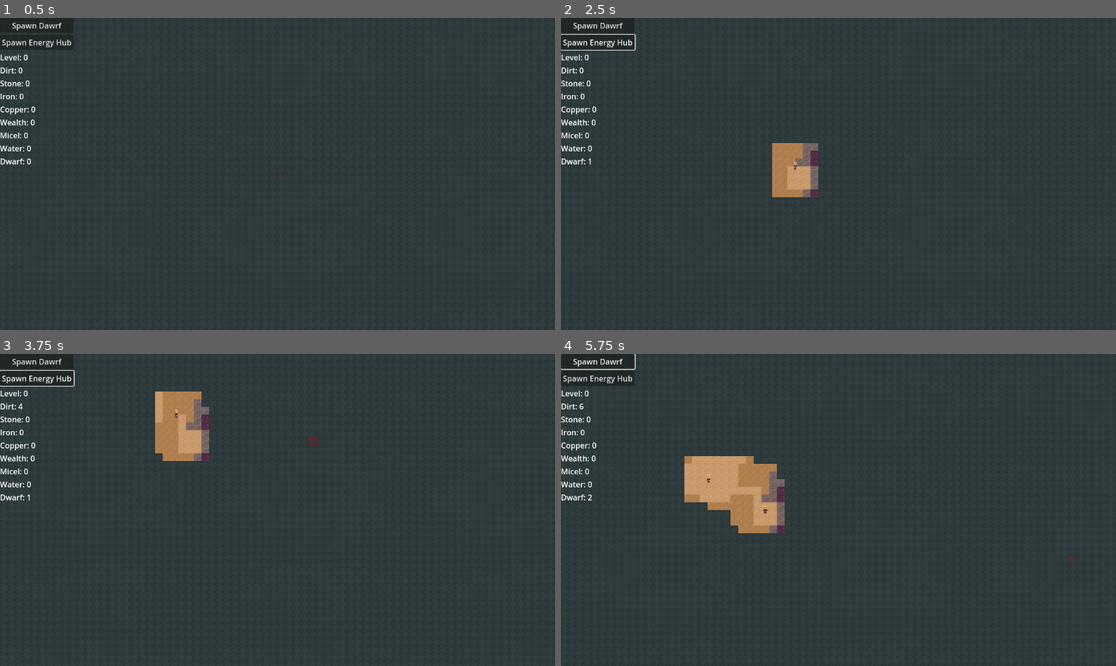
Above: before the commit, frames 1-4 (two rows, left to right).
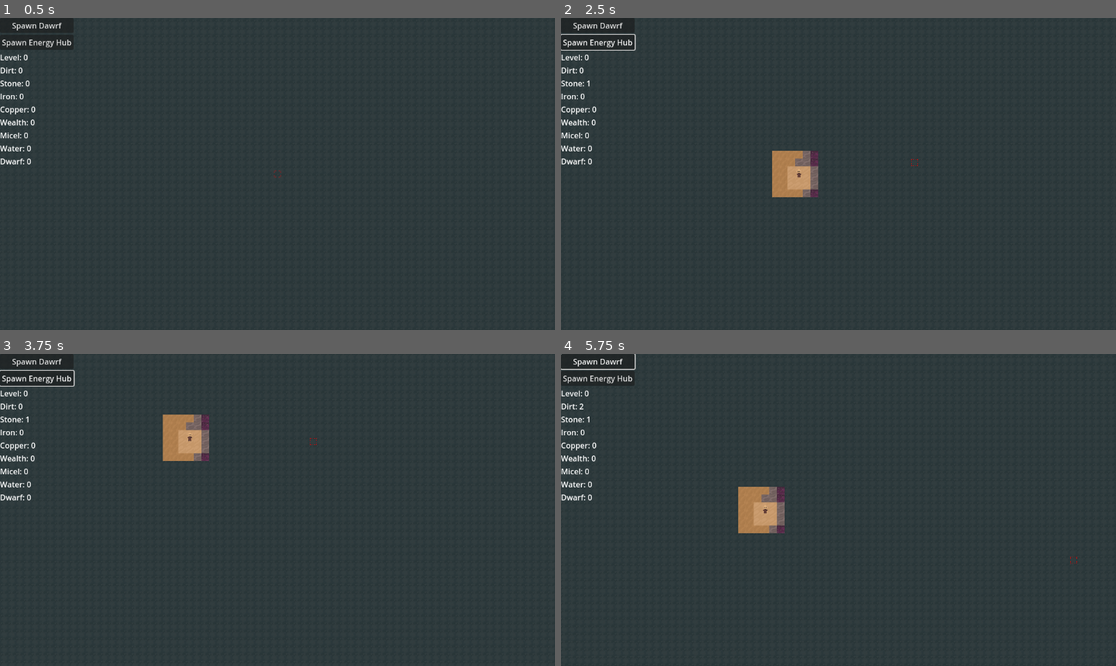
Above: after the commit, the same moments.

Repository: themoonforge/evergrove
Game: Godot game, scene res://world.tscn
Same seed, same stepped clock (60 frames per second), same inputs: the game is played once before the commit and once after it.
Inputs (mouse positions are in pixels of both pictures, inside the frame that each line leads up to):
- Up to frame 1 (0.5 s): no input
- Up to frame 2 (2.5 s): click "Spawn Dawrf" at 0.5 s; click "Spawn Energy Hub" at 1.25 s; tap Enter at 2 s; move the mouse to (960, 158) at 2.02 s; hold Right (ui_right) from 2.03 s (still down); tap Q at 2.1 s; click (960, 158) at 2.17 s
- Up to frame 3 (3.75 s): move the mouse to (166, 525) at 2.77 s; release Right (ui_right) at 2.78 s; hold Down (ui_down) 2.78-3.53 s; tap E at 2.85 s; tap Space at 3.5 s; move the mouse to (333, 441) at 3.52 s; hold Right (ui_right) from 3.53 s (still down); tap Q at 3.6 s
- Up to frame 4 (5.75 s): move the mouse to (810, 572) at 4.27 s; release Right (ui_right) at 4.28 s; hold Up (ui_up) 4.28-5.03 s; tap E at 4.35 s; click (810, 572) at 4.42 s; tap Enter at 5 s; move the mouse to (1005, 556) at 5.02 s; hold Left (ui_left) from 5.03 s (still down); tap Q at 5.1 s

Frame 1 is identical in both runs. In frame 2, 0.3% of the frame differs, in the area x 4-47%, y 20-52%; in frame 3, 1.0%; in frame 4, 2.4%, in the area x 3-41%, y 15-56%.
Error before the commit: Invalid access to property or key 'hub_container' on a base object of type 'Sprite2D'. (res://gui.gd:44)
Error after the commit: Invalid call. Nonexistent function 'play' in base 'Node2D'. (res://dwarf/dwarf.gd:57)

Commit message:
Add dwarf variants (sprites)

Diff:
--- a/evergrove/dwarf/Dwarf.tscn
+++ b/evergrove/dwarf/Dwarf.tscn
@@ -10,6 +10,46 @@
 [ext_resource type="Texture2D" uid="uid://cr2plkw5xnbi3" path="res://dwarf/left_1.png" id="8_0vncw"]
 [ext_resource type="Texture2D" uid="uid://bibahjkkw2ys6" path="res://dwarf/right_0.png" id="9_5vjde"]
 [ext_resource type="Texture2D" uid="uid://srptwyredqai" path="res://dwarf/right_1.png" id="10_fsbmi"]
+[ext_resource type="Texture2D" uid="uid://b8jxq8w84erhi" path="res://dwarf/thin/body/dark/skin_dark_back1.png" id="11_ij5fv"]
+[ext_resource type="Texture2D" uid="uid://dgkess8617lsv" path="res://dwarf/thin/body/dark/skin_dark_back2.png" id="12_gqev8"]
+[ext_resource type="Texture2D" uid="uid://dy0cswxix762c" path="res://dwarf/thin/body/dark/skin_dark_front1.png" id="13_0tbkm"]
+[ext_resource type="Texture2D" uid="uid://csrpu3lr1mopt" path="res://dwarf/thin/body/dark/skin_dark_front2.png" id="14_6gxbi"]
+[ext_resource type="Texture2D" uid="uid://dskxhqmvjiugv" path="res://dwarf/thin/body/dark/skin_dark_left1.png" id="15_0nm3w"]
+[ext_resource type="Texture2D" uid="uid://yibqckk5054d" path="res://dwarf/thin/body/dark/skin_dark_left2.png" id="16_8o3uy"]
+[ext_resource type="Texture2D" uid="uid://dmfhcyqgum0oq" path="res://dwarf/thin/body/dark/skin_dark_right1.png" id="17_74fu1"]
+[ext_resource type="Texture2D" uid="uid://qv21yk37q24c" path="res://dwarf/thin/body/dark/skin_dark_right2.png" id="18_cvqxh"]
+[ext_resource type="Texture2D" uid="uid://vwc780hm0jpq" path="res://dwarf/thin/body/light/skin_light_back1.png" id="19_ruo7u"]
+[ext_resource type="Texture2D" uid="uid://bl5h2f4qsb1k6" path="res://dwarf/thin/body/light/skin_light_back2.png" id="20_jntrc"]
+[ext_resource type="Texture2D" uid="uid://8163o50gs1te" path="res://dwarf/thin/body/light/skin_light_front1.png" id="21_cboyo"]
+[ext_resource type="Texture2D" uid="uid://duchevwk3gorl" path="res://dwarf/thin/body/light/skin_light_front2.png" id="22_2ysa2"]
+[ext_resource type="Texture2D" uid="uid://cj8sbfesa0q22" path="res://dwarf/thin/body/light/skin_light_left1.png" id="23_vt0gu"]
+[ext_resource type="Texture2D" uid="uid://c26stni72jf55" path="res://dwarf/thin/body/light/skin_light_left2.png" id="24_c8eo1"]
+[ext_resource type="Texture2D" uid="uid://cixgknr4ulrmg" path="res://dwarf/thin/body/light/skin_light_right1.png" id="25_sev2k"]
+[ext_resource type="Texture2D" uid="uid://cliapcjpf0fxo" path="res://dwarf/thin/body/light/skin_light_right2.png" id="26_r2a1p"]
+[ext_resource type="Texture2D" uid="uid://bc67830bh5wkd" path="res://dwarf/thin/body/medium/skin_medium_back1.png" id="27_8pe4c"]
+[ext_resource type="Texture2D" uid="uid://cq613x20y2gwk" path="res://dwarf/thin/body/medium/skin_medium_back2.png" id="28_45u6q"]
+[ext_resource type="Texture2D" uid="uid://d17lp4so12bnq" path="res://dwarf/thin/body/medium/skin_medium_front1.png" id="29_itxlu"]
+[ext_resource type="Texture2D" uid="uid://b1wroimpanpgl" path="res://dwarf/thin/body/medium/skin_medium_front2.png" id="30_xbgxf"]
+[ext_resource type="Texture2D" uid="uid://dlcagsd10bjyc" path="res://dwarf/thin/body/medium/skin_medium_left1.png" id="31_7aw4l"]
+[ext_resource type="Texture2D" uid="uid://b5iq1e83arrk5" path="res://dwarf/thin/body/medium/skin_medium_left2.png" id="32_8o3vm"]
+[ext_resource type="Texture2D" uid="uid://chhojtya6qv4u" path="res://dwarf/thin/body/medium/skin_medium_right1.png" id="33_ql1m5"]
+[ext_resource type="Texture2D" uid="uid://dugqw7d2sw0ay" path="res://dwarf/thin/body/medium/skin_medium_right2.png" id="34_ky7x0"]
+[ext_resource type="Texture2D" uid="uid://ckvxss27m7sdu" path="res://dwarf/thin/clothing/base_backt1.png" id="35_yqq3o"]
+[ext_resource type="Texture2D" uid="uid://d0tntqkmkx4vh" path="res://dwarf/thin/clothing/base_backt2.png" id="36_8r1sv"]
+[ext_resource type="Texture2D" uid="uid://cp5fwsv0nv4qu" path="res://dwarf/thin/clothing/base_front1.png" id="37_3dyp6"]
+[ext_resource type="Texture2D" uid="uid://ctdd2qkjsextn" path="res://dwarf/thin/clothing/base_front2.png" id="38_px4bl"]
+[ext_resource type="Texture2D" uid="uid://do10msmexx324" path="res://dwarf/thin/clothing/base_left1.png" id="39_fn8av"]
+[ext_resource type="Texture2D" uid="uid://bjrjstf2qkc1l" path="res://dwarf/thin/clothing/base_left2.png" id="40_iycyh"]
+[ext_resource type="Texture2D" uid="uid://dqikyky8dx0lp" path="res://dwarf/thin/clothing/base_right1.png" id="41_bq5tj"]
+[ext_resource type="Texture2D" uid="uid://damc5e2g33orf" path="res://dwarf/thin/clothing/base_right2.png" id="42_ayiut"]
+[ext_resource type="Texture2D" uid="uid://cos6dorj855xr" path="res://dwarf/thin/hair/pigtails_base_back1.png" id="43_0po0j"]
+[ext_resource type="Texture2D" uid="uid://ykfw7hbqlhpk" path="res://dwarf/thin/hair/pigtails_base_back2.png" id="44_jvku3"]
+[ext_resource type="Texture2D" uid="uid://qwwny1gwq8cu" path="res://dwarf/thin/hair/pigtails_base_front1.png" id="45_ksf8u"]
+[ext_resource type="Texture2D" uid="uid://c0daq0nka3pux" path="res://dwarf/thin/hair/pigtails_base_front2.png" id="46_10qqo"]
+[ext_resource type="Texture2D" uid="uid://bx8qfp8yp56jq" path="res://dwarf/thin/hair/pigtails_base_left1.png" id="47_ne6eh"]
+[ext_resource type="Texture2D" uid="uid://damfdrvwgguem" path="res://dwarf/thin/hair/pigtails_base_left2.png" id="48_1k3m5"]
+[ext_resource type="Texture2D" uid="uid://c0obw7pa2kehk" path="res://dwarf/thin/hair/pigtails_base_right1.png" id="49_bv2bn"]
+[ext_resource type="Texture2D" uid="uid://dg4s7vsbkqcbi" path="res://dwarf/thin/hair/pigtails_base_right2.png" id="50_bnb1r"]
 
 [sub_resource type="SpriteFrames" id="SpriteFrames_rwkfb"]
 animations = [{
@@ -63,6 +103,280 @@
 }],
 "loop": true,
 "name": &"walk_right",
+"speed": 5.0
+}]
+
+[sub_resource type="SpriteFrames" id="SpriteFrames_04c1a"]
+animations = [{
+"frames": [{
+"duration": 1.0,
+"texture": ExtResource("11_ij5fv")
+}, {
+"duration": 1.0,
+"texture": ExtResource("12_gqev8")
+}],
+"loop": true,
+"name": &"dark_back",
+"speed": 5.0
+}, {
+"frames": [{
+"duration": 1.0,
+"texture": ExtResource("13_0tbkm")
+}, {
+"duration": 1.0,
+"texture": ExtResource("14_6gxbi")
+}],
+"loop": true,
+"name": &"dark_front",
+"speed": 5.0
+}, {
+"frames": [],
+"loop": true,
+"name": &"dark_idle",
+"speed": 5.0
+}, {
+"frames": [{
+"duration": 1.0,
+"texture": ExtResource("15_0nm3w")
+}, {
+"duration": 1.0,
+"texture": ExtResource("16_8o3uy")
+}],
+"loop": true,
+"name": &"dark_left",
+"speed": 5.0
+}, {
+"frames": [{
+"duration": 1.0,
+"texture": ExtResource("17_74fu1")
+}, {
+"duration": 1.0,
+"texture": ExtResource("18_cvqxh")
+}],
+"loop": true,
+"name": &"dark_right",
+"speed": 5.0
+}, {
+"frames": [{
+"duration": 1.0,
+"texture": ExtResource("19_ruo7u")
+}, {
+"duration": 1.0,
+"texture": ExtResource("20_jntrc")
+}],
+"loop": true,
+"name": &"light_back",
+"speed": 5.0
+}, {
+"frames": [{
+"duration": 1.0,
+"texture": ExtResource("21_cboyo")
+}, {
+"duration": 1.0,
+"texture": ExtResource("22_2ysa2")
+}],
+"loop": true,
+"name": &"light_front",
+"speed": 5.0
+}, {
+"frames": [{
+"duration": 1.0,
+"texture": ExtResource("23_vt0gu")
+}, {
+"duration": 1.0,
+"texture": ExtResource("24_c8eo1")
+}],
+"loop": true,
+"name": &"light_left",
+"speed": 5.0
+}, {
+"frames": [{
+"duration": 1.0,
+"texture": ExtResource("25_sev2k")
+}, {
+"duration": 1.0,
+"texture": ExtResource("26_r2a1p")
+}],
+"loop": true,
+"name": &"light_right",
+"speed": 5.0
+}, {
+"frames": [{
+"duration": 1.0,
+"texture": ExtResource("27_8pe4c")
+}, {
+"duration": 1.0,
+"texture": ExtResource("28_45u6q")
+}],
+"loop": true,
+"name": &"medium_back",
+"speed": 5.0
+}, {
+"frames": [{
+"duration": 1.0,
+"texture": ExtResource("29_itxlu")
+}, {
+"duration": 1.0,
+"texture": ExtResource("30_xbgxf")
+}],
+"loop": true,
+"name": &"medium_front",
+"speed": 5.0
+}, {
+"frames": [{
+"duration": 1.0,
+"texture": ExtResource("31_7aw4l")
+}, {
+"duration": 1.0,
+"texture": ExtResource("32_8o3vm")
+}],
+"loop": true,
+"name": &"medium_left",
+"speed": 5.0
+}, {
+"frames": [{
+"duration": 1.0,
+"texture": ExtResource("33_ql1m5")
+}, {
+"duration": 1.0,
+"texture": ExtResource("34_ky7x0")
+}],
+"loop": true,
+"name": &"medium_right",
+"speed": 5.0
+}]
+
+[sub_resource type="SpriteFrames" id="SpriteFrames_aelkk"]
+animations = [{
+"frames": [{
+"duration": 1.0,
+"texture": ExtResource("35_yqq3o")
+}, {
+"duration": 1.0,
+"texture": ExtResource("36_8r1sv")
+}],
+"loop": true,
+"name": &"back",
+"speed": 5.0
+}, {
+"frames": [{
+"duration": 1.0,
+"texture": ExtResource("37_3dyp6")
+}, {
+"duration": 1.0,
+"texture": ExtResource("38_px4bl")
+}],
+"loop": true,
+"name": &"front",
+"speed": 5.0
+}, {
+"frames": [],
+"loop": true,
+"name": &"idle",
+"speed": 5.0
+}, {
+"frames": [{
+"duration": 1.0,
+"texture": ExtResource("39_fn8av")
+}, {
+"duration": 1.0,
+"texture": ExtResource("40_iycyh")
+}],
+"loop": true,
+"name": &"left",
+"speed": 5.0
+}, {
+"frames": [{
+"duration": 1.0,
+"texture": ExtResource("41_bq5tj")
+}, {
+"duration": 1.0,
+"texture": ExtResource("42_ayiut")
+}],
+"loop": true,
+"name": &"right",
+"speed": 5.0
+}]
+
+[sub_resource type="SpriteFrames" id="SpriteFrames_gi7fk"]
+animations = [{
+"frames": [],
+"loop": true,
+"name": &"default",
+"speed": 5.0
+}, {
+"frames": [],
+"loop": true,
+"name": &"iro_ginger",
+"speed": 5.0
+}, {
+"frames": [],
+"loop": true,
+"name": &"iro_gold",
+"speed": 5.0
+}, {
+"frames": [],
+"loop": true,
+"name": &"iro_grey",
+"speed": 5.0
+}, {
+"frames": [{
+"duration": 1.0,
+"texture": ExtResource("43_0po0j")
+}, {
+"duration": 1.0,
+"texture": ExtResource("44_jvku3")
+}],
+"loop": true,
+"name": &"pigtails_base_back",
+"speed": 5.0
+}, {
+"frames": [{
+"duration": 1.0,
+"texture": ExtResource("45_ksf8u")
+}, {
+"duration": 1.0,
+"texture": ExtResource("46_10qqo")
+}],
+"loop": true,
+"name": &"pigtails_base_front",
+"speed": 5.0
+}, {
+"frames": [{
+"duration": 1.0,
+"texture": ExtResource("47_ne6eh")
+}, {
+"duration": 1.0,
+"texture": ExtResource("48_1k3m5")
+}],
+"loop": true,
+"name": &"pigtails_base_left",
+"speed": 5.0
+}, {
+"frames": [{
+"duration": 1.0,
+"texture": ExtResource("49_bv2bn")
+}, {
+"duration": 1.0,
+"texture": ExtResource("50_bnb1r")
+}],
+"loop": true,
+"name": &"pigtails_base_right",
+"speed": 5.0
+}, {
+"frames": [],
+"loop": true,
+"name": &"pigtails_ginger",
+"speed": 5.0
+}, {
+"frames": [],
+"loop": true,
+"name": &"pigtails_gold",
+"speed": 5.0
+}, {
+"frames": [],
+"loop": true,
+"name": &"pigtails_grey",
 "speed": 5.0
 }]
 
@@ -70,11 +384,35 @@
 texture_filter = 1
 script = ExtResource("1_c3sis")
 
-[node name="Sprite2D" type="Sprite2D" parent="."]
-visible = false
-position = Vector2(0, -8)
-texture = ExtResource("2_7ed72")
-
 [node name="AnimatedSprite2D" type="AnimatedSprite2D" parent="."]
 position = Vector2(0, -9)
 sprite_frames = SubResource("SpriteFrames_rwkfb")
+
+[node name="ThinBase" type="Node2D" parent="."]
+visible = false
+y_sort_enabled = true
+position = Vector2(0, -9)
+
+[node name="Body" type="AnimatedSprite2D" parent="ThinBase"]
+y_sort_enabled = true
+sprite_frames = SubResource("SpriteFrames_04c1a")
+animation = &"medium_right"
+
+[node name="Clothing" type="AnimatedSprite2D" parent="ThinBase"]
+y_sort_enabled = true
+sprite_frames = SubResource("SpriteFrames_aelkk")
+animation = &"right"
+
+[node name="Hair" type="AnimatedSprite2D" parent="ThinBase"]
+y_sort_enabled = true
+sprite_frames = SubResource("SpriteFrames_gi7fk")
+animation = &"pigtails_base_right"
+
+[node name="ThiccBase" type="Node2D" parent="."]
+visible = false
+
+[node name="Hair" type="AnimatedSprite2D" parent="ThiccBase"]
+
+[node name="Clothing" type="AnimatedSprite2D" parent="ThiccBase"]
+
+[node name="Body" type="AnimatedSprite2D" parent="ThiccBase"]
--- a/evergrove/dwarf/dwarf.gd
+++ b/evergrove/dwarf/dwarf.gd
@@ -20,6 +20,27 @@
 	BACK,
 	LEFT,
 	RIGHT
+}
+
+var typ: DwarfType
+var skin: DwarfSkin
+var hair: DwarfType
+
+enum DwarfType {
+	THICC,
+	THIN
+}
+
+enum DwarfSkin {
+	LIGHT,
+	MEDIUM,
+	DARK
+}
+
+enum DwarfHair {
+	NONE,
+	PIGTAILS,
+	IRO
 }
 
 func set_current_position(my_position: Vector2i, level: int, force: bool = false) -> void:
Not shown: 1 places in evergrove/dwarf/Dwarf.tscn that only renumber resources
Binary file added: evergrove/dwarf/thin/body/dark/skin_dark_back1.png
Not shown, added: evergrove/dwarf/thin/body/dark/skin_dark_back1.png.import
Binary file added: evergrove/dwarf/thin/body/dark/skin_dark_back2.png
Not shown, added: evergrove/dwarf/thin/body/dark/skin_dark_back2.png.import
Binary file added: evergrove/dwarf/thin/body/dark/skin_dark_front1.png
Not shown, added: evergrove/dwarf/thin/body/dark/skin_dark_front1.png.import
Binary file added: evergrove/dwarf/thin/body/dark/skin_dark_front2.png
Not shown, added: evergrove/dwarf/thin/body/dark/skin_dark_front2.png.import
Binary file added: evergrove/dwarf/thin/body/dark/skin_dark_left1.png
Not shown, added: evergrove/dwarf/thin/body/dark/skin_dark_left1.png.import
Binary file added: evergrove/dwarf/thin/body/dark/skin_dark_left2.png
(and 92 more such lines)
